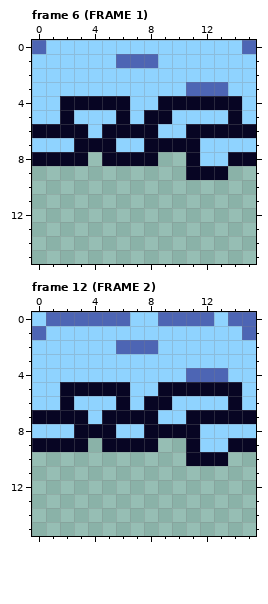
Pixel-art file -- assets/extras.ase. Above, as it was before the edit.
16x16 pixels, 12 frames. Shown: frame 6 (FRAME 1), frame 12 (FRAME 2).
And afterwards:
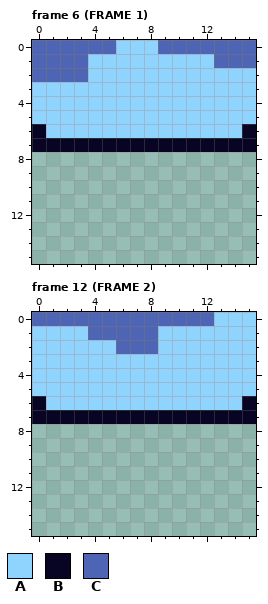
Palette (. is transparent): A #8fd3ff  B #070523  C #4d65b4
The commit says: Changed waterfall again Signed-off-by: qkuldo <teoa52269@gmail.com>
What changed:
--- frame 6 (FRAME 1)
@@ x 0..15 @@
- 0 CAAAAAAAAAAAAAAC
- 1 AAAAAACCCAAAAAAA
- 2 AAAAAAAAAAAAAAAA
- 3 AAAAAAAAAAACCCAA
- 4 AABBBBBAABBBBBBA
- 5 AABAAABABBAAAABA
- 6 BBBBABBBBAABBBBB
- 7 AAABBBAABBBBAAAA
- 8 BBBB.BBBB..BAABB
- 9 ...........BBB..
+ 0 CCCCCCAAACCCCCCC
+ 1 CCCCAAAAAAAAACCC
+ 2 CCCCAAAAAAAAAAAA
+ 3 AAAAAAAAAAAAAAAA
+ 4 AAAAAAAAAAAAAAAA
+ 5 AAAAAAAAAAAAAAAA
+ 6 BAAAAAAAAAAAAAAB
+ 7 BBBBBBBBBBBBBBBB
+ 8 ................
+ 9 ................
 10 ................
--- frame 12 (FRAME 2)
@@ x 0..15 @@
- 0 ACCCCCCAACCCCACC
- 1 CAAAAAAAAAAAAAAC
+ 0 CCCCCCCCCCCCCAAA
+ 1 AAAACCCCCAAAAAAA
  2 AAAAAACCCAAAAAAA
  3 AAAAAAAAAAAAAAAA
- 4 AAAAAAAAAAACCCAA
- 5 AABBBBBAABBBBBBA
- 6 AABAAABABBAAAABA
- 7 BBBBABBBBAABBBBB
- 8 AAABBBAABBBBAAAA
- 9 BBBB.BBBB..BAABB
-10 ...........BBB..
+ 4 AAAAAAAAAAAAAAAA
+ 5 AAAAAAAAAAAAAAAA
+ 6 BAAAAAAAAAAAAAAB
+ 7 BBBBBBBBBBBBBBBB
+ 8 ................
+ 9 ................
+10 ................
 11 ................
